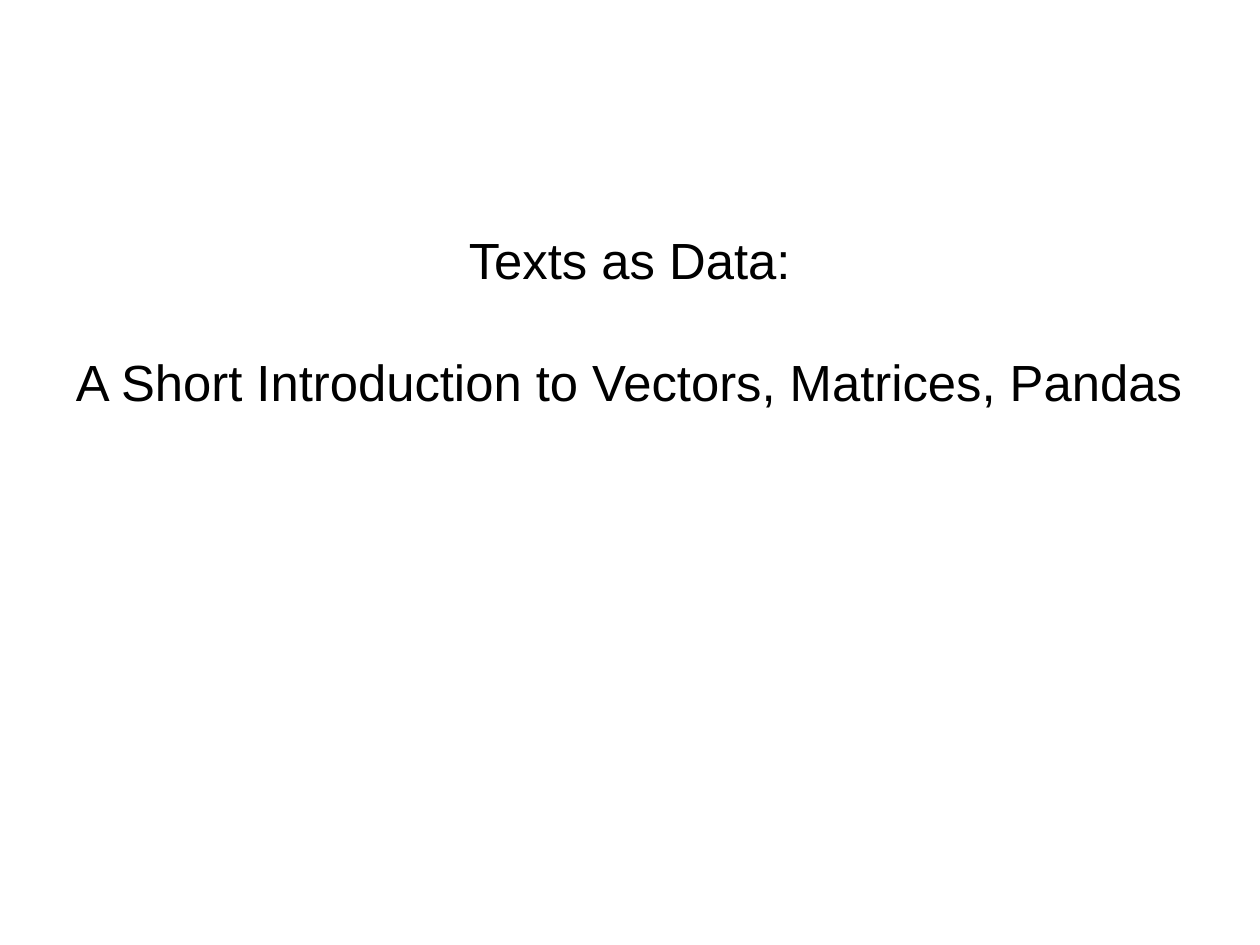
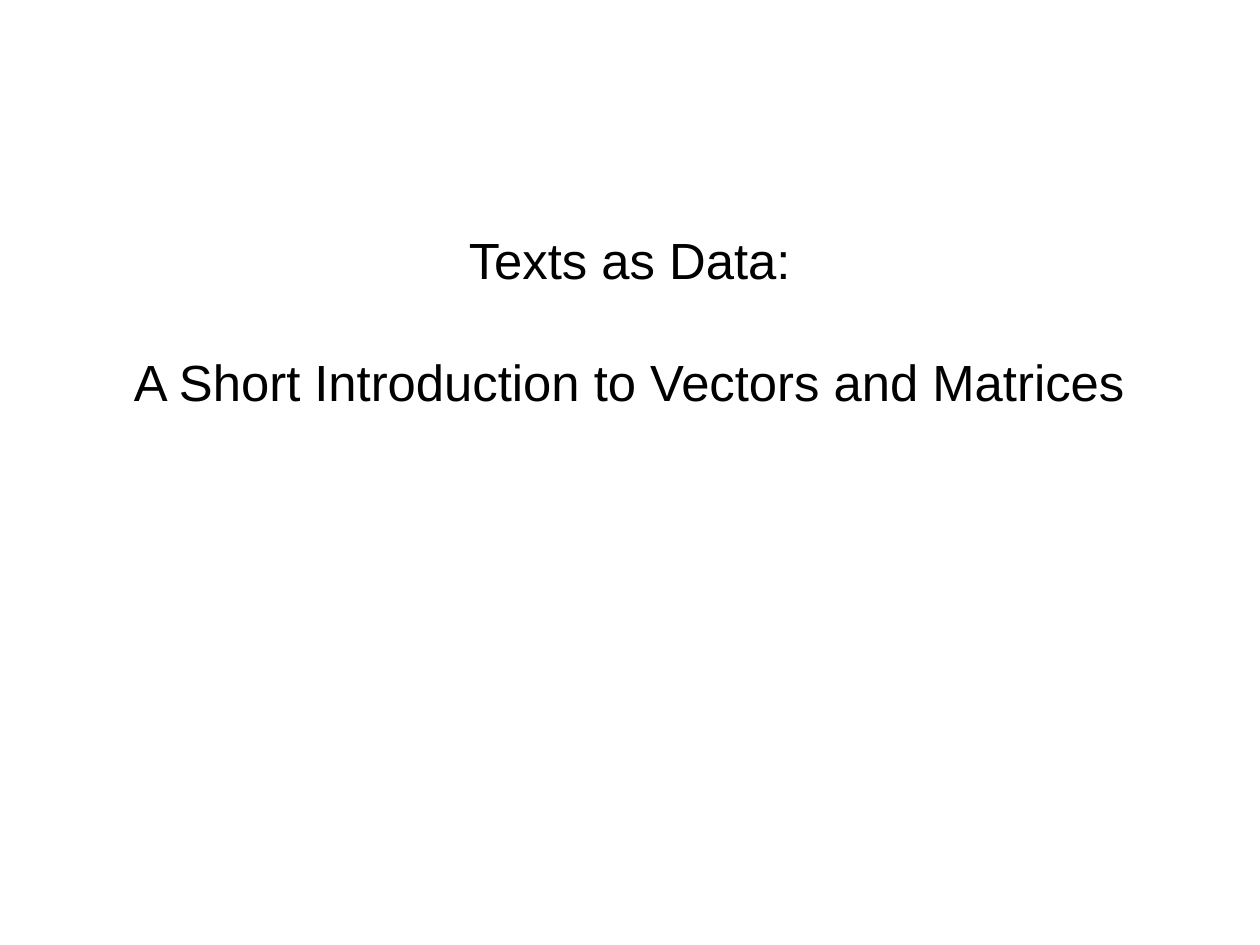
Before and after one commit to sonofmun/ESU-2014, a slide deck: slide 1 of 1b/Vectors_Matrices_Pandas.odp. Drawn at 1260x945 pixels with LibreOffice and Linux fonts; fonts in the diff are those of the drawing. Boxes give left, top, right and bottom in pixels: in the first picture for what was removed or moved away, otherwise in the second. Text is boxed around its words. In the diff, an @@ line names an element or a change of style, - is before the commit and + after.

```diff
--- a/1b/Vectors_Matrices_Pandas.odp
+++ b/1b/Vectors_Matrices_Pandas.odp
@@ text at [134,364,1124,402]: text changed @@
-A Short Introduction to Vectors, Matrices, Pandas
+A Short Introduction to Vectors and Matrices
```
Also in this commit, not shown: 8 other files.
